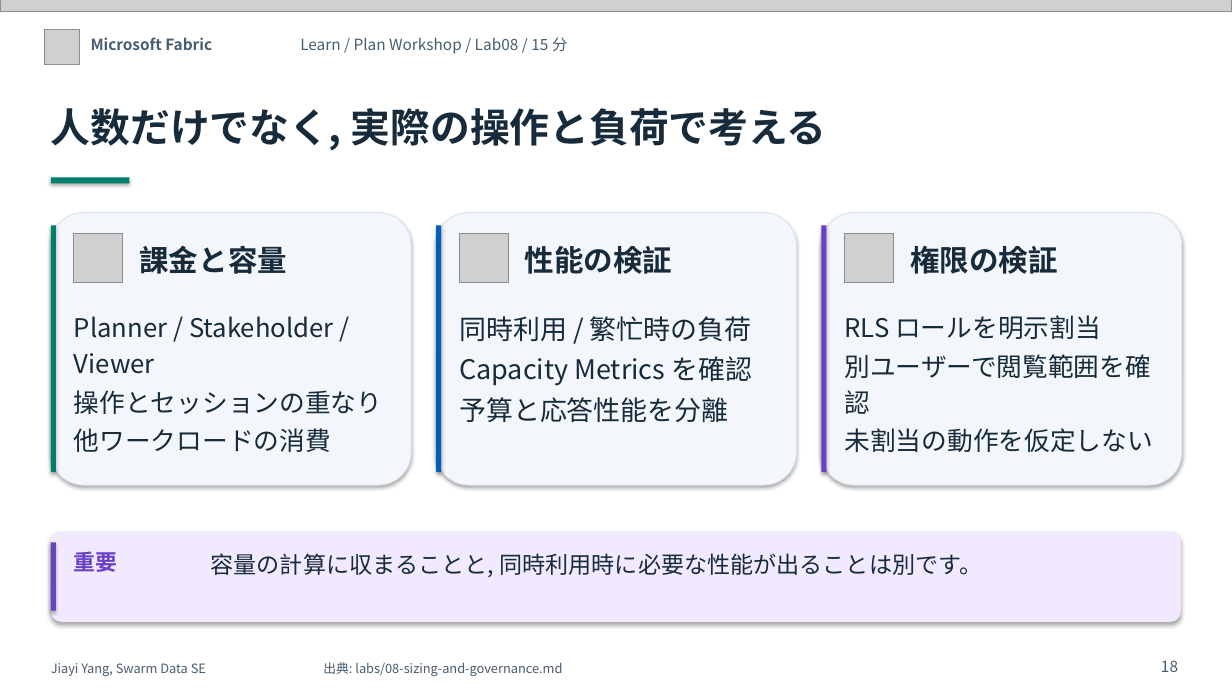
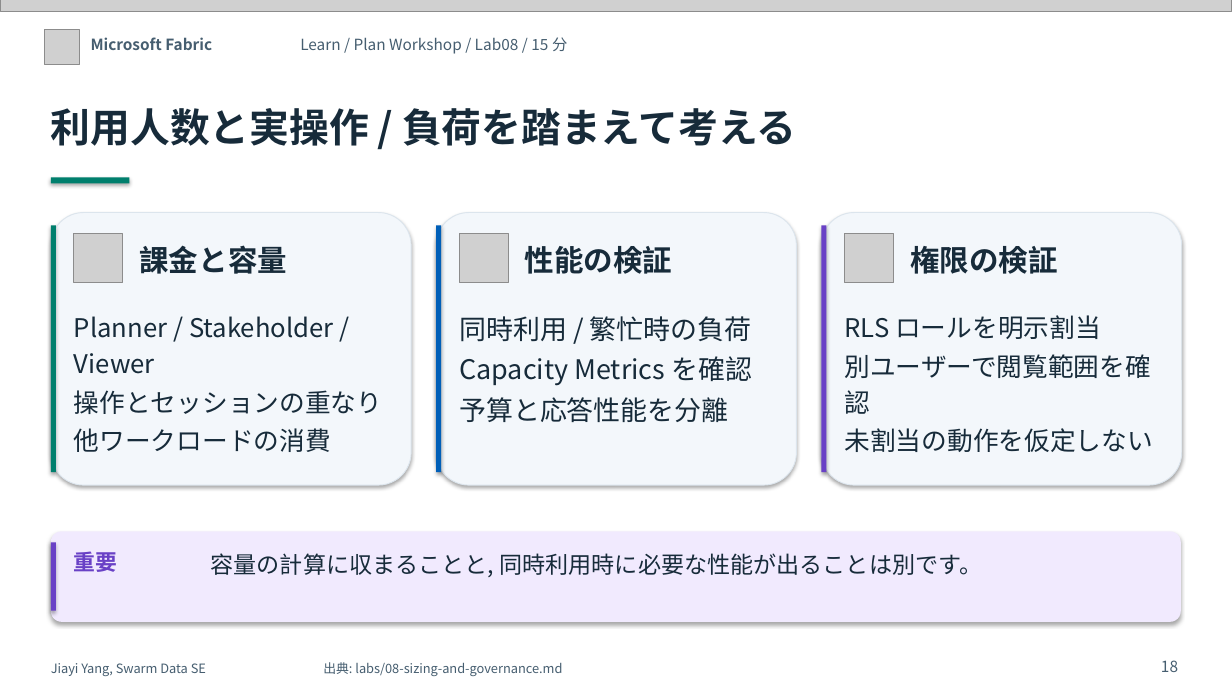
Before and after one commit to yang-jiayi/FabricPlanWorkshop, a slide deck: slide 18 of docs/workshop-overview-ja.pptx. Drawn at 1232x693 pixels with LibreOffice and Linux fonts; fonts in the diff are those of the drawing; grey boxes stand for pictures. Boxes give left, top, right and bottom in pixels: in the first picture for what was removed or moved away, otherwise in the second. Text is boxed around its words. In the diff, an @@ line names an element or a change of style, - is before the commit and + after.

```diff
--- a/docs/workshop-overview-ja.pptx
+++ b/docs/workshop-overview-ja.pptx
@@ text at (x1=51, y1=108, x2=796, y2=146): text changed @@
-人数だけでなく, 実際の操作と負荷で考える
+利用人数と実操作 / 負荷を踏まえて考える
```
Also in this commit, not shown: 2 other slides changed, 36 other files.
